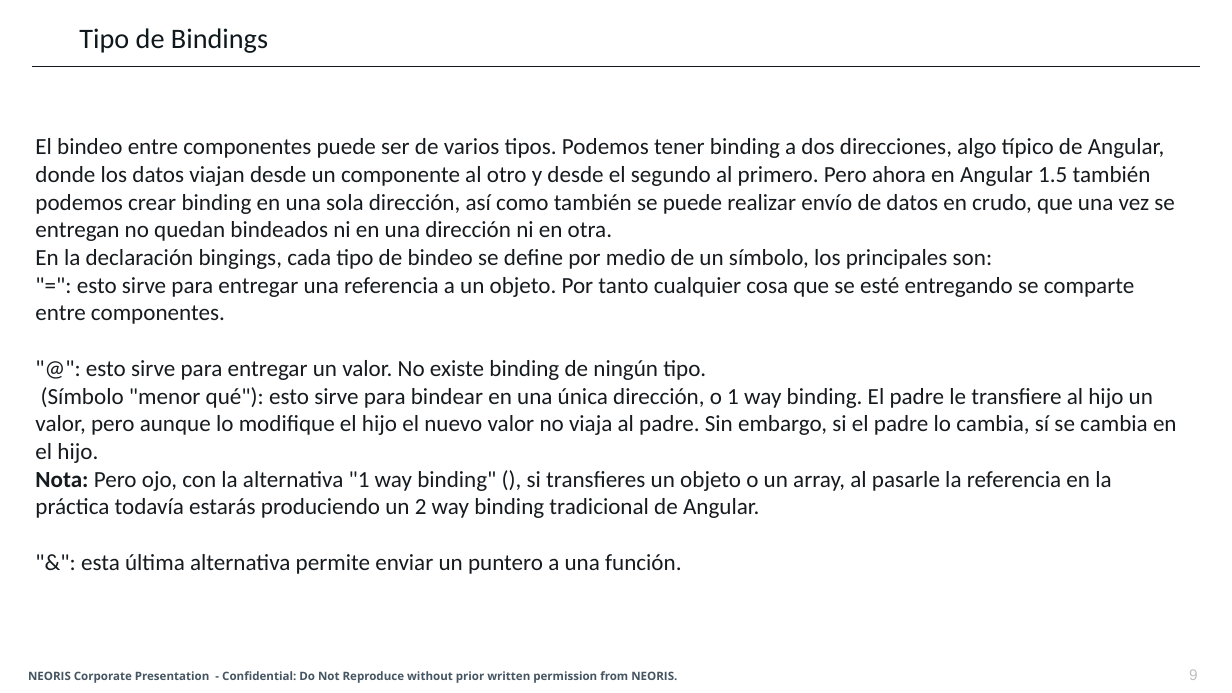
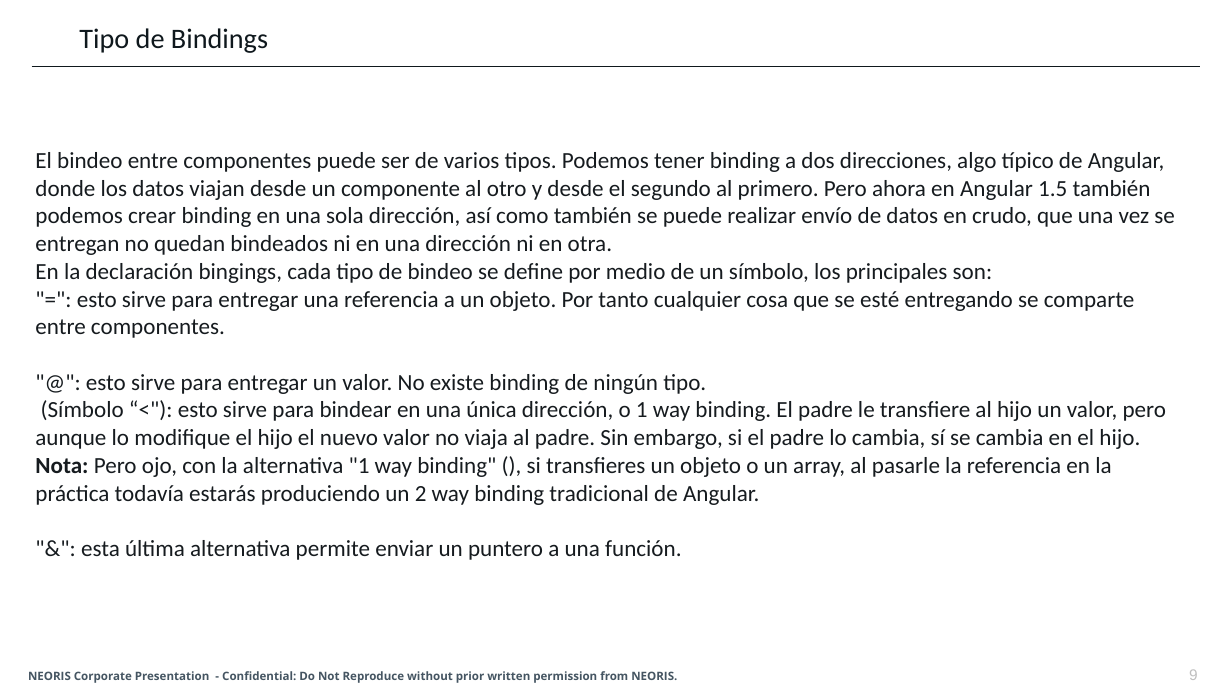
Before and after one commit to codigo-code/cursosangularjs, a slide deck: slide 9 of AngularJsDia2.pptx. Drawn at 1232x693 pixels with LibreOffice and Linux fonts; fonts in the diff are those of the drawing; background and template pictures are left out. Boxes give left, top, right and bottom in pixels: in the first picture for what was removed or moved away, otherwise in the second. Text is boxed around its words. In the diff, an @@ line names an element or a change of style, - is before the commit and + after.

```diff
--- a/AngularJsDia2.pptx
+++ b/AngularJsDia2.pptx
@@ text at <box>35,400,1166,449</box>: text changed @@
-(Símbolo "menor qué"): esto sirve para bindear en una única dirección, o 1 way binding. El padre le transfiere al hijo un valor, pero aunque lo modifique el hijo el nuevo valor no viaja al padre. Sin embargo, si el padre lo cambia, sí se cambia en el hijo.
+(Símbolo “<"): esto sirve para bindear en una única dirección, o 1 way binding. El padre le transfiere al hijo un valor, pero aunque lo modifique el hijo el nuevo valor no viaja al padre. Sin embargo, si el padre lo cambia, sí se cambia en el hijo.
```
Also in this commit, not shown: 15 other files.
